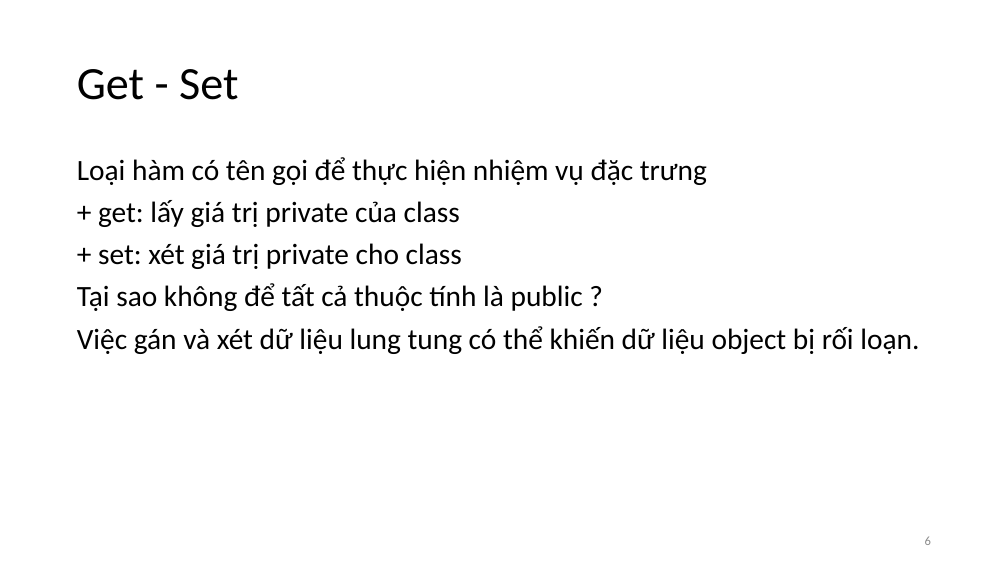
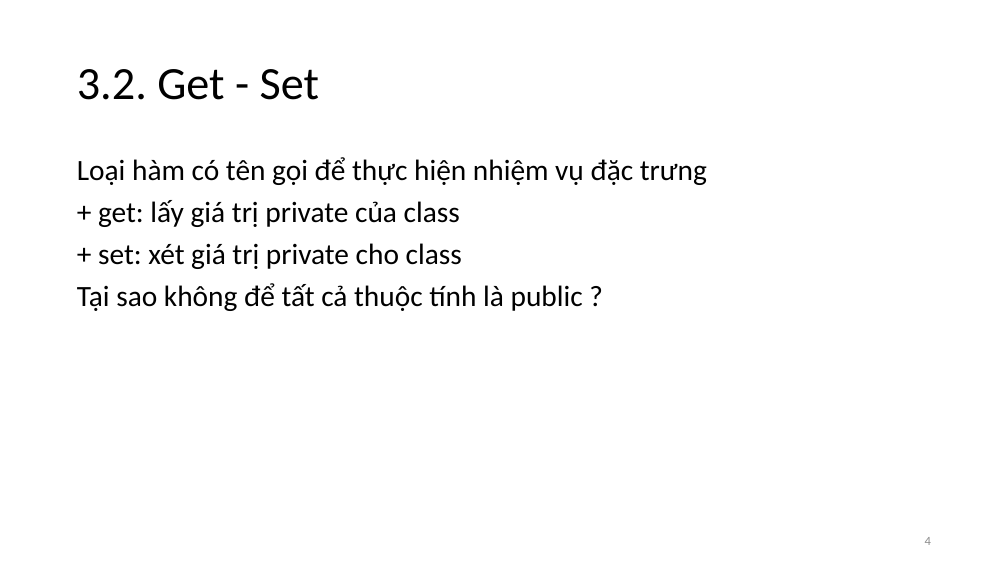
Before and after one commit to vutuanhai237/CourseMaterials, a slide deck: slide 4 of IT002-OOP/Slide thực hành/Lab 3. Constructor-Destructor-Scope-Get-Set.pptx (slide 6 before the commit). Drawn at 1008x567 pixels with LibreOffice and Linux fonts; fonts in the diff are those of the drawing. Boxes give left, top, right and bottom in pixels: in the first picture for what was removed or moved away, otherwise in the second. Text is boxed around its words. In the diff, an @@ line names an element or a change of style, - is before the commit and + after.

```diff
--- a/IT002-OOP/Slide thực hành/Lab 3. Constructor-Destructor-Scope-Get-Set.pptx
+++ b/IT002-OOP/Slide thực hành/Lab 3. Constructor-Destructor-Scope-Get-Set.pptx
@@ title at box(77, 69, 319, 100): text changed @@
-Get - Set
+3.2. Get - Set
@@ text at box(77, 326, 919, 354): paragraph removed @@
-Việc gán và xét dữ liệu lung tung có thể khiến dữ liệu object bị rối loạn.
@@ page number at box(925, 537, 931, 545): text changed @@
-6
+4
```
Also in this commit, not shown: 3 other slides changed, 4 slides added, 1 slide removed, 36 other files.
